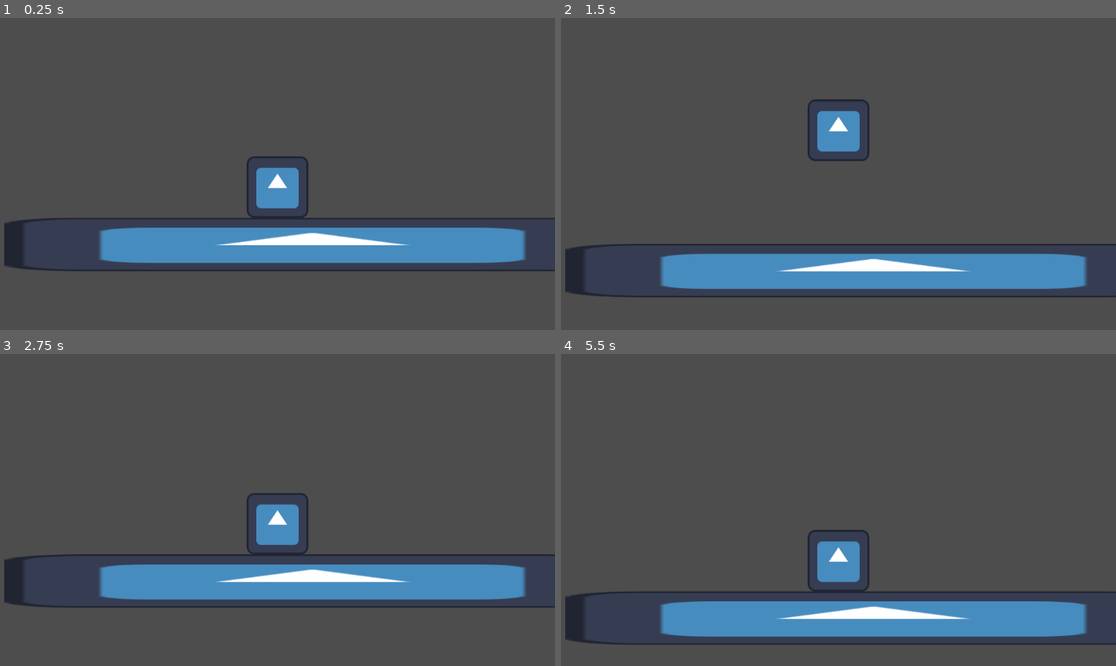
Above: before the commit, frames 1-4 (two rows, left to right).
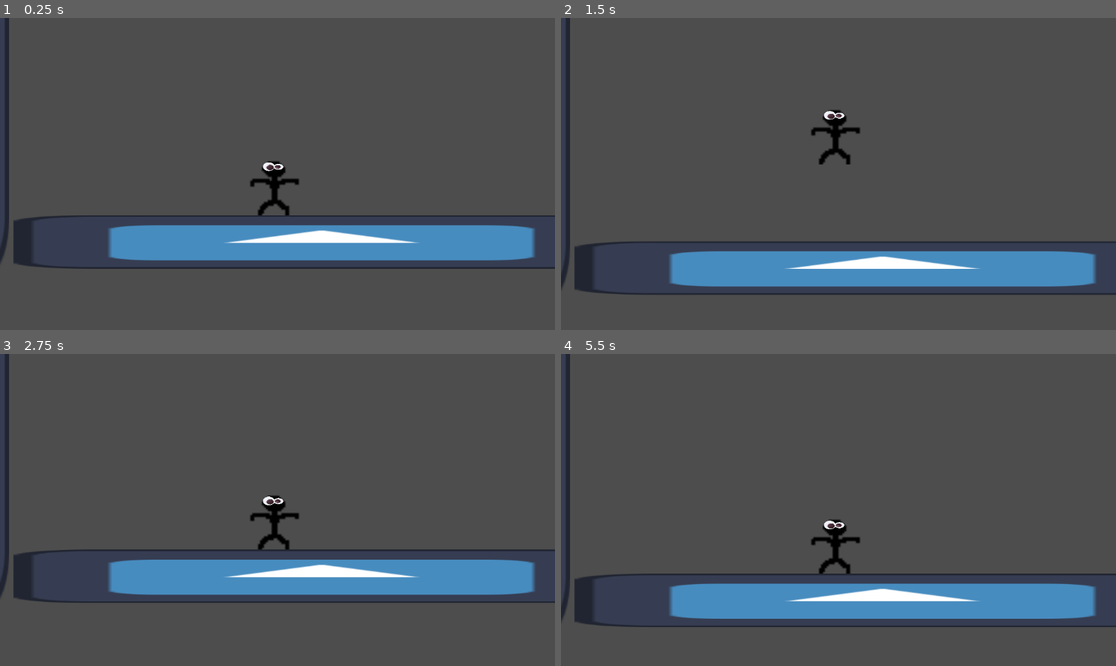
Above: after the commit, the same moments.

Repository: loganfraser12/gamedesignpit
Game: Godot game, scene res://game.tscn
Two runs of this game, one before a commit and one after it. Both use one fixed random seed, a clock stepped at 60 frames per second and the inputs below. The engine's default icon, where the game draws it, is replaced by a stand-in: a white triangle on a blue panel in a dark square.
Inputs:
- Up to frame 1 (0.25 s): no input
- Up to frame 2 (1.5 s): tap Enter at 1.25 s
- Up to frame 3 (2.75 s): no input
- Up to frame 4 (5.5 s): tap Space at 4.25 s

The runs differ from the first frame. In frame 1, 6.6% of the frame differs, in the area x 0-100%, y 0-82%; in frame 2, 6.9%; in frame 3, 8.4%; in frame 4, 14%, in the area x 0-100%, y 0-94%.

Commit message:
i madew my charaqcter
i added design to frank

Diff:
--- a/Gamedesignpit/player.tscn
+++ b/Gamedesignpit/player.tscn
@@ -1,16 +1,18 @@
-[gd_scene load_steps=4 format=3 uid="uid://h1pw8a5j8b5i"]
+[gd_scene load_steps=6 format=3 uid="uid://h1pw8a5j8b5i"]
 
-[ext_resource type="Texture2D" uid="uid://cng106av0ql4c" path="res://icon.svg" id="1_ef6dx"]
+[ext_resource type="Texture2D" uid="uid://de4010bn1418f" path="res://New Piskel.png" id="1_757g4"]
+[ext_resource type="Texture2D" uid="uid://bboln7sjw60hp" path="res://Assets/googly-a.png" id="2_xtp0h"]
+[ext_resource type="Texture2D" uid="uid://cqfkn47j70cap" path="res://Assets/googly-b.png" id="3_5043o"]
 
 [sub_resource type="GDScript" id="GDScript_s07on"]
 script/source = "extends CharacterBody2D
 
 
 const SPEED = 300.0
-const JUMP_VELOCITY = -900.0
+const JUMP_VELOCITY = -850.0
 #the jump count
 var jump_count = 0
-var max_jump = 2
+var max_jump = 3
 # Get the gravity from the project settings to be synced with RigidBody nodes.
 var gravity = ProjectSettings.get_setting(\"physics/2d/default_gravity\")
 
@@ -40,15 +42,26 @@
 size = Vector2(128, 128)
 
 [node name="player" type="CharacterBody2D"]
-position = Vector2(0, -1)
+position = Vector2(-19, 5)
 script = SubResource("GDScript_s07on")
 metadata/_edit_group_ = true
 
 [node name="Sprite2D" type="Sprite2D" parent="."]
-texture = ExtResource("1_ef6dx")
+scale = Vector2(4.02159, 4.00983)
+texture = ExtResource("1_757g4")
 
 [node name="CollisionShape2D" type="CollisionShape2D" parent="."]
 shape = SubResource("RectangleShape2D_0fn41")
 
 [node name="Camera2D" type="Camera2D" parent="."]
 position_smoothing_enabled = true
+
+[node name="Sprite2D2" type="Sprite2D" parent="."]
+position = Vector2(2, -38)
+scale = Vector2(-0.0773018, -0.0478787)
+texture = ExtResource("2_xtp0h")
+
+[node name="Googly-b" type="Sprite2D" parent="."]
+position = Vector2(-18, -36)
+scale = Vector2(-0.0943313, 0.0695575)
+texture = ExtResource("3_5043o")
Binary file added: Gamedesignpit/Assets/googly-a.png
Not shown, added: Gamedesignpit/Assets/googly-a.png.import
Binary file added: Gamedesignpit/Assets/googly-b.png
Not shown, added: Gamedesignpit/Assets/googly-b.png.import
Binary file added: Gamedesignpit/Assets/googly-c.png
Not shown, added: Gamedesignpit/Assets/googly-c.png.import
Binary file added: Gamedesignpit/Assets/googly-d.png
Not shown, added: Gamedesignpit/Assets/googly-d.png.import
Binary file added: Gamedesignpit/Assets/googly-e.png
Not shown, added: Gamedesignpit/Assets/googly-e.png.import
Binary file added: Gamedesignpit/New Piskel.png
Not shown, added: Gamedesignpit/New Piskel.png.import
